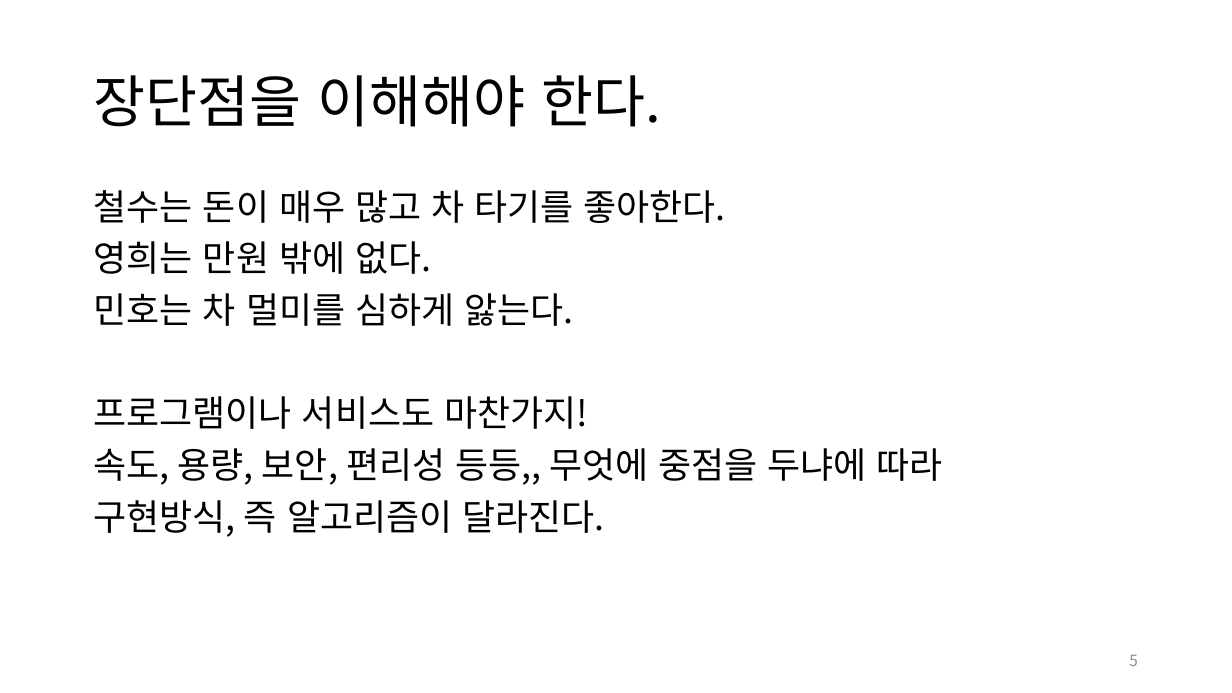
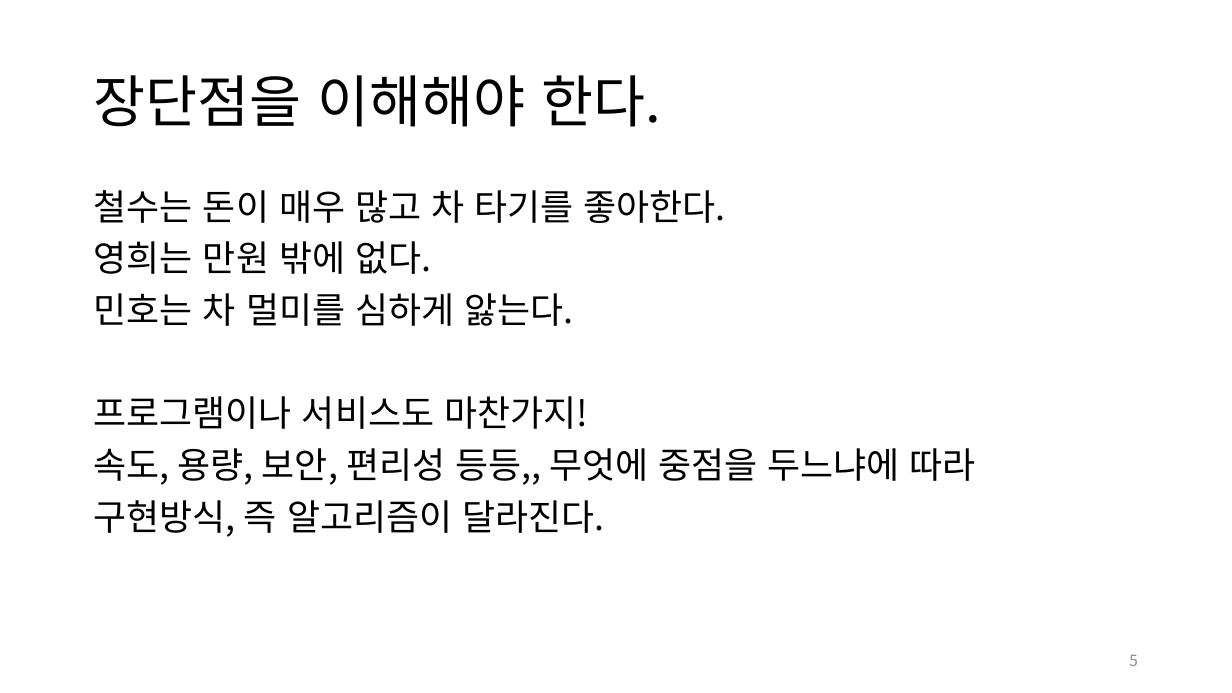
Before and after one commit to jm-kor-00/Seed_23-2nd, a slide deck: slide 5 of 1st/2학기_씨앗_1회.pptx. Drawn at 1232x693 pixels with LibreOffice and Linux fonts; fonts in the diff are those of the drawing. Boxes give left, top, right and bottom in pixels: in the first picture for what was removed or moved away, otherwise in the second. Text is boxed around its words. In the diff, an @@ line names an element or a change of style, - is before the commit and + after.

```diff
--- a/1st/2학기_씨앗_1회.pptx
+++ b/1st/2학기_씨앗_1회.pptx
@@ text at [94, 448, 975, 485]: text changed @@
-속도, 용량, 보안, 편리성 등등,, 무엇에 중점을 두냐에 따라
+속도, 용량, 보안, 편리성 등등,, 무엇에 중점을 두느냐에 따라
```
Also in this commit, not shown: 1 other slide changed, 7 other files.
